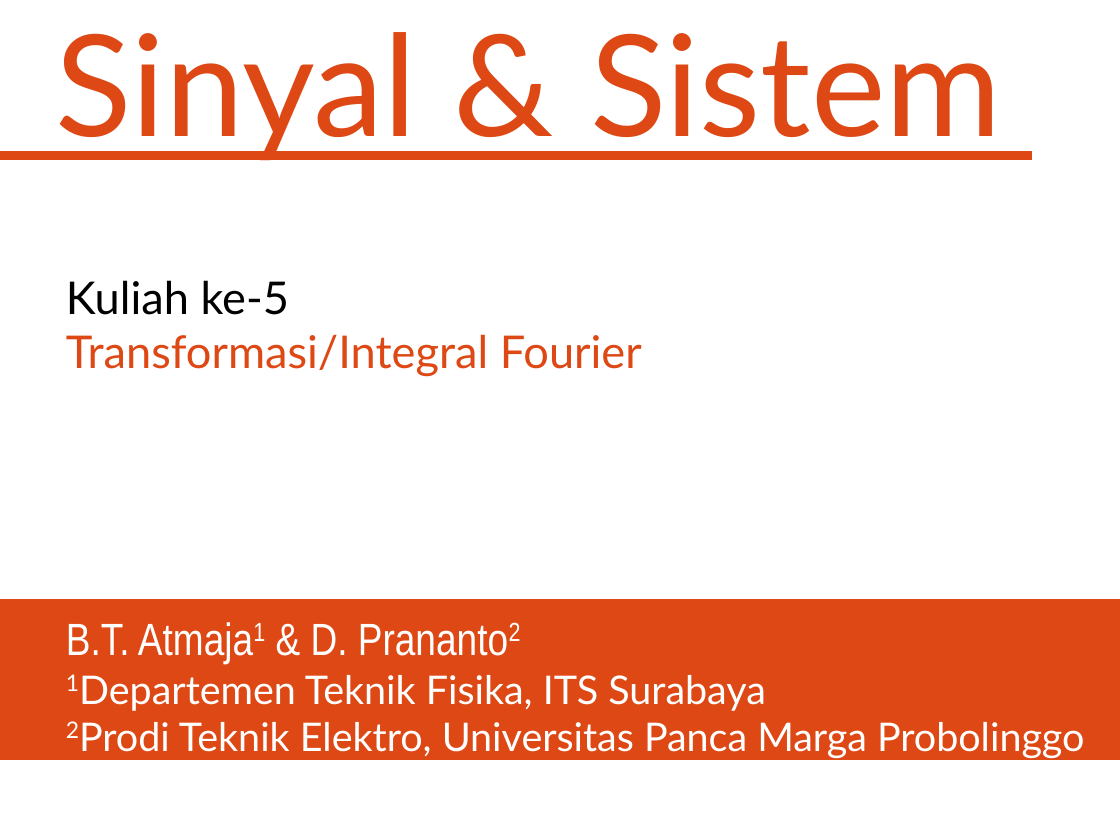
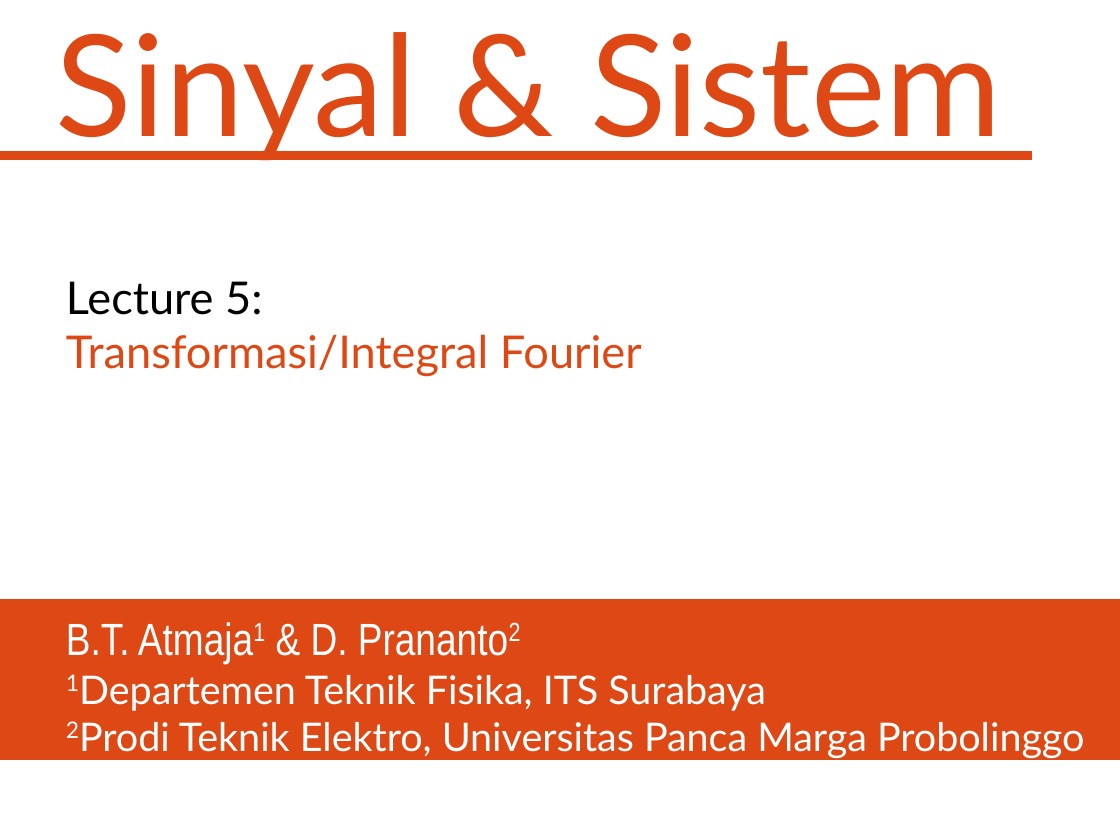
Before and after one commit to bagustris/sinyalsistem, a slide deck: slide 1 of slides/Lect5_SinyalSistem.odp. Drawn at 1120x840 pixels with LibreOffice and Linux fonts; fonts in the diff are those of the drawing. Boxes give left, top, right and bottom in pixels: in the first picture for what was removed or moved away, otherwise in the second. Text is boxed around its words. In the diff, an @@ line names an element or a change of style, - is before the commit and + after.

```diff
--- a/slides/Lect5_SinyalSistem.odp
+++ b/slides/Lect5_SinyalSistem.odp
@@ text at box(66, 281, 262, 315): text changed @@
-Kuliah ke-5
+Lecture 5:
```
Also in this commit, not shown: 11 other files.
